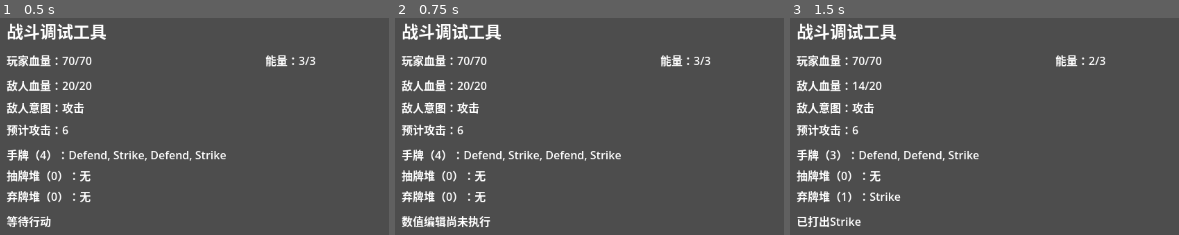
Above: before the commit, frames 1-3 (left to right).
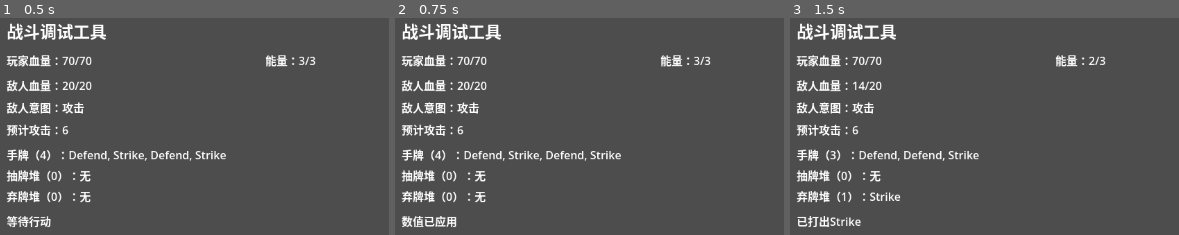
Above: after the commit, the same moments.

Repository: jxqxn/Godot-Game
Game: Godot game, scene res://scenes/stm/battle_debug_scene.tscn
Same seed, same stepped clock (60 frames per second), same inputs: the game is played once before the commit and once after it.
Inputs:
- Up to frame 1 (0.5 s): no input
- Up to frame 2 (0.75 s): click "应用数值" at 0.5 s
- Up to frame 3 (1.5 s): click "Strike" at 1.25 s
The pictures show only the part of the screen within x 0-50%, y 0-50%; the shares and areas given below are measured in that part.

Frame 1 is identical in both runs. In frame 2, 0.5% of the frame differs, in the area x 7-25%, y 91-97%; in frame 3, nothing differs.

Commit message:
feat(debug): apply planner battle values

Diff:
--- a/scripts/stm/debug/battle_debug_scene.gd
+++ b/scripts/stm/debug/battle_debug_scene.gd
@@ -396,6 +396,45 @@
 	log_label.text = "\n".join(entries)
 
 
+func _parse_non_negative_int(field_name: String, raw_text: String, max_value: int = -1) -> Dictionary:
+	var stripped := raw_text.strip_edges()
+	if stripped.is_empty():
+		return {"ok": false, "error": "输入错误：%s不能为空" % field_name}
+	if not stripped.is_valid_int():
+		return {"ok": false, "error": "输入错误：%s必须是整数" % field_name}
+	var value := int(stripped)
+	if value < 0:
+		return {"ok": false, "error": "输入错误：%s不能小于 0" % field_name}
+	if max_value >= 0 and value > max_value:
+		return {"ok": false, "error": "输入错误：%s不能超过 %d" % [field_name, max_value]}
+	return {"ok": true, "value": value}
+
+
+func _collect_value_inputs() -> Dictionary:
+	if game_state == null or game_state.player == null or enemy == null:
+		return {"ok": false, "error": "输入错误：战斗尚未开始"}
+	var player = game_state.player
+	var player_hp_result := _parse_non_negative_int("玩家血量", player_hp_input.text, player.max_hp)
+	if not player_hp_result.ok:
+		return player_hp_result
+	var energy_result := _parse_non_negative_int("玩家能量", energy_input.text)
+	if not energy_result.ok:
+		return energy_result
+	var block_result := _parse_non_negative_int("玩家格挡", block_input.text)
+	if not block_result.ok:
+		return block_result
+	var enemy_hp_result := _parse_non_negative_int("敌人血量", enemy_hp_input.text, enemy.max_hp)
+	if not enemy_hp_result.ok:
+		return enemy_hp_result
+	return {
+		"ok": true,
+		"player_hp": player_hp_result.value,
+		"energy": energy_result.value,
+		"block": block_result.value,
+		"enemy_hp": enemy_hp_result.value,
+	}
+
+
 func _on_detailed_log_toggled(_pressed: bool) -> void:
 	_refresh_log()
 
@@ -405,5 +444,21 @@
 
 
 func _on_apply_values_pressed() -> void:
-	status_message = "数值编辑尚未执行"
+	var values := _collect_value_inputs()
+	if not values.ok:
+		status_message = values.error
+		_append_log(values.error, "%s；本次输入没有写入任何战斗状态。" % values.error)
+		_refresh_display()
+		return
+	var player = game_state.player
+	player.hp = values.player_hp
+	player.energy = values.energy
+	player.block = values.block
+	enemy.hp = values.enemy_hp
+	status_message = "数值已应用"
+	_append_log(
+		"应用数值：玩家 HP 设为 %d，敌人 HP 设为 %d" % [player.hp, enemy.hp],
+		"应用数值：玩家 HP=%d/%d，能量=%d/%d，格挡=%d，敌人 HP=%d/%d。"
+			% [player.hp, player.max_hp, player.energy, player.max_energy, player.block, enemy.hp, enemy.max_hp]
+	)
 	_refresh_display()
--- a/scripts/stm/tests/test_battle_debug_scene.gd
+++ b/scripts/stm/tests/test_battle_debug_scene.gd
@@ -58,6 +58,46 @@
 	assert_true(_label_text(scene, "Layout/LogPanel/LogLabel").contains("战斗开始"))
 
 
+func test_apply_values_updates_combat_state_and_display() -> void:
+	# Given：策划在调试工具中输入一组合法的玩家和敌人数值。
+	var scene = _instantiate_debug_scene()
+	assert_not_null(scene)
+	if scene == null:
+		return
+	_set_line_edit_text(scene, "Layout/ValueEditor/PlayerHpInput", "40")
+	_set_line_edit_text(scene, "Layout/ValueEditor/EnergyInput", "2")
+	_set_line_edit_text(scene, "Layout/ValueEditor/BlockInput", "9")
+	_set_line_edit_text(scene, "Layout/ValueEditor/EnemyHpInput", "10")
+	# When：点击应用数值按钮。
+	_press_button(scene, "Layout/ValueEditor/ApplyValuesButton")
+	# Then：战斗状态、界面显示和简洁日志同时反映这次数值修改。
+	assert_eq(_label_text(scene, "Layout/Metrics/PlayerHpLabel"), "玩家血量：40/70")
+	assert_eq(_label_text(scene, "Layout/Metrics/EnergyLabel"), "能量：2/3")
+	assert_eq(_label_text(scene, "Layout/Metrics/BlockLabel"), "格挡：9")
+	assert_eq(_label_text(scene, "Layout/EnemyPanel/EnemyHpLabel"), "敌人血量：10/20")
+	assert_true(_label_text(scene, "Layout/LogPanel/LogLabel").contains("应用数值：玩家 HP 设为 40，敌人 HP 设为 10"))
+
+
+func test_apply_values_rejects_invalid_input_without_partial_state_change() -> void:
+	# Given：当前战斗已有明确状态，策划输入一个非法敌人血量。
+	var scene = _instantiate_debug_scene()
+	assert_not_null(scene)
+	if scene == null:
+		return
+	_set_line_edit_text(scene, "Layout/ValueEditor/PlayerHpInput", "40")
+	_set_line_edit_text(scene, "Layout/ValueEditor/EnergyInput", "2")
+	_set_line_edit_text(scene, "Layout/ValueEditor/BlockInput", "9")
+	_set_line_edit_text(scene, "Layout/ValueEditor/EnemyHpInput", "不是数字")
+	# When：点击应用数值按钮。
+	_press_button(scene, "Layout/ValueEditor/ApplyValuesButton")
+	# Then：玩家和敌人的所有数值保持原样，并显示输入错误日志。
+	assert_eq(_label_text(scene, "Layout/Metrics/PlayerHpLabel"), "玩家血量：70/70")
+	assert_eq(_label_text(scene, "Layout/Metrics/EnergyLabel"), "能量：3/3")
+	assert_eq(_label_text(scene, "Layout/Metrics/BlockLabel"), "格挡：0")
+	assert_eq(_label_text(scene, "Layout/EnemyPanel/EnemyHpLabel"), "敌人血量：20/20")
+	assert_true(_label_text(scene, "Layout/LogPanel/LogLabel").contains("输入错误：敌人血量必须是整数"))
+
+
 func test_strike_button_plays_strike_and_refreshes_display() -> void:
 	# Given：调试场景已启动，玩家手牌中有 Strike，敌人是 DummyEnemy。
 	var scene = _instantiate_debug_scene()
